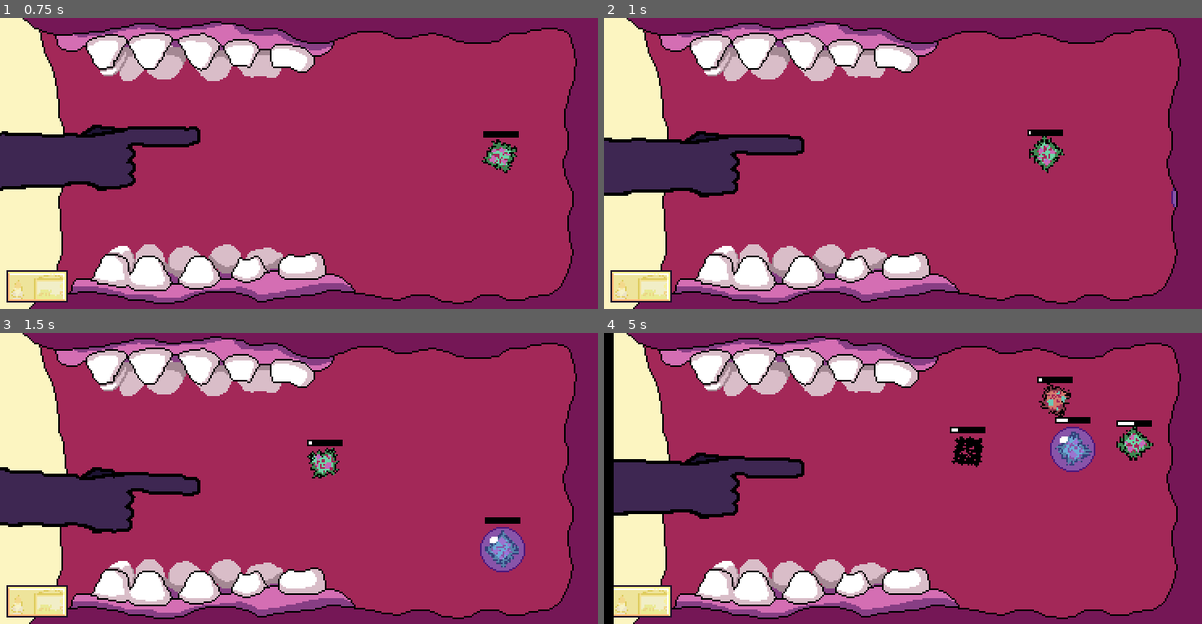
Above: before the commit, frames 1-4 (two rows, left to right).
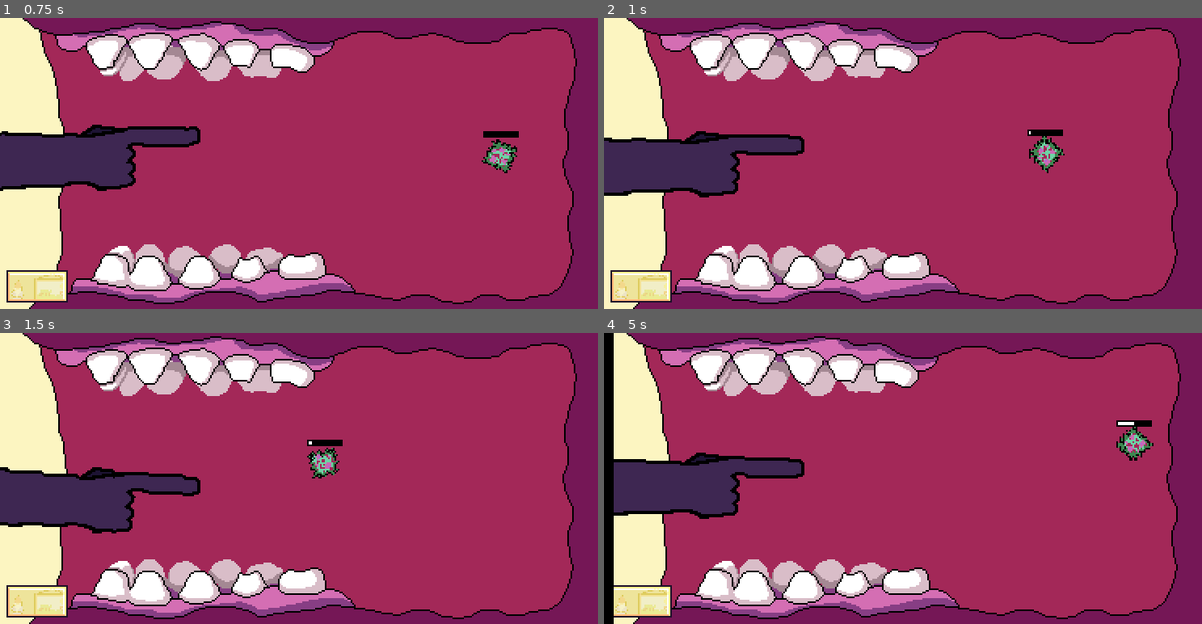
Above: after the commit, the same moments.

Repository: mOtHNOg/Godot-Wild-Jam--35
Game: Godot game, scene res://scenes/SceneManager.tscn
Two runs of this game, one before a commit and one after it. Both use one fixed random seed, a clock stepped at 60 frames per second and the inputs below. Sound files missing from this copy of the repository are replaced by a short silence.
Inputs (mouse positions are in pixels of both pictures, inside the frame that each line leads up to):
- Up to frame 1 (0.75 s): move the mouse to (430, 148) at 0.52 s; hold Right (right) from 0.53 s (still down); hold W (up) from 0.53 s (still down)
- Up to frame 2 (1 s): keep holding Right (right); keep holding W (up)
- Up to frame 3 (1.5 s): keep holding Right (right); move the mouse to (179, 493) at 1.27 s; release W (up) at 1.28 s; click (179, 493) at 1.35 s
- Up to frame 4 (5 s): tap W (up) at 1.52, 1.55, 1.82, 2.85, 3.02, 3.32, 4.52, 4.55, 4.82 s; move the mouse to (962, 414) at 2.02 s; release Right (right) at 2.03 s; hold A (left) 2.03-2.78 s; hold W (up) 2.03-2.78 s; tap Space (space) at 2.1, 4.25, 4.35 s; move the mouse to (813, 452) at 2.77 s; hold Right (right) 2.78-4.28 s; tap Enter at 3.5 s; move the mouse to (735, 463) at 3.52 s; hold W (up) 3.53-4.28 s; click (735, 463) at 3.6 s; move the mouse to (1046, 478) at 4.27 s; hold A (left) from 4.28 s (still down)

Frame 1 is identical in both runs. In frame 2, less than 0.1% of the frame differs, in the area x 94-96%, y 58-65%; in frame 3, 1.1%; in frame 4, 2.0%, in the area x 57-83%, y 15-48%.
Error before the commit: Invalid get index 'cutoff_hz' (on base: 'null instance'). (res://scripts/SceneManager.gd:57)

Commit message:
bacteria spawn data can take data from an array

Diff:
--- a/default_bus_layout.tres
+++ b/default_bus_layout.tres
@@ -1,4 +1,8 @@
-[gd_resource type="AudioBusLayout" format=2]
+[gd_resource type="AudioBusLayout" load_steps=2 format=2]
+
+[sub_resource type="AudioEffectLowPassFilter" id=1]
+resource_name = "LowPassFilter"
+cutoff_hz = 10000.0
 
 [resource]
 bus/1/name = "Music"
@@ -7,3 +11,5 @@
 bus/1/bypass_fx = false
 bus/1/volume_db = 0.0
 bus/1/send = "Master"
+bus/1/effect/0/effect = SubResource( 1 )
+bus/1/effect/0/enabled = true
--- a/scripts/BacteriaSpawner.gd
+++ b/scripts/BacteriaSpawner.gd
@@ -8,13 +8,16 @@
 const Bacteria = preload("res://scenes/Bacteria.tscn")
 
 var spawn_data: Dictionary = {
-	"min_spawn_time" : 2,
-	"max_spawn_time" : 4,
-	"shielded_chance" : 0.25,
-	"explosive_chance" : 0.25
+	"phase_time" : 30,
+	"min_spawn_time" : 3,
+	"max_spawn_time" : 6,
+	"max_cluster_size" : 2,
+	"shielded_chance" : 0.0,
+	"explosive_chance" : 0.0
 }
 
-var phase_2_data: Dictionary
+var phase_2_values: Array = [20, 2, 4, 3, 0.2, 0.2]
+var phase_3_values: Array = []
 
 export var min_spawn_time: int
 export var max_spawn_time: int
@@ -26,18 +29,22 @@
 	if auto_start == true:
 		start()
 
+	print(spawn_data)
+	spawn_data = Global.set_dict_to_array(spawn_data, phase_2_values)
+	print(spawn_data)
+
 func start() -> void:
 	spawn_bacteria()
 
 	# bacteria only spawn precisely on a second
-	spawn_timer.wait_time = int(rand_range(spawn_data.min_spawn_time, spawn_data.max_spawn_time))
+	spawn_timer.wait_time = int(rand_range(spawn_data.min_spawn_time, spawn_data.max_spawn_time + 1))
 	spawn_timer.start()
 
 func stop() -> void:
 	spawn_timer.stop()
 
 func spawn_bacteria() -> void:
-	var spawn_amount = int(rand_range(0, 4))
+	var spawn_amount = int(rand_range(0, spawn_data.max_cluster_size + 1))
 	for i in spawn_amount:
 		var bacteria_instance: Bacteria = Bacteria.instance()
 
--- a/scripts/Global.gd
+++ b/scripts/Global.gd
@@ -76,3 +76,18 @@
 	transition_instance.signal_over_method = transition_over_method
 
 	where.add_child(transition_instance)
+
+func set_dict_to_array(dict: Dictionary, array: Array) -> Dictionary:
+	var dict_keys: Array = dict.keys()
+
+	# doesn't work if dictionary and array aren't same length
+	if dict_keys.size() != array.size():
+		print("Error! dict and array's sizes don't match.")
+		return dict
+
+	var new_dict: Dictionary = dict.duplicate()
+
+	for i in array.size():
+		new_dict[dict_keys[i]] = array[i]
+
+	return new_dict
